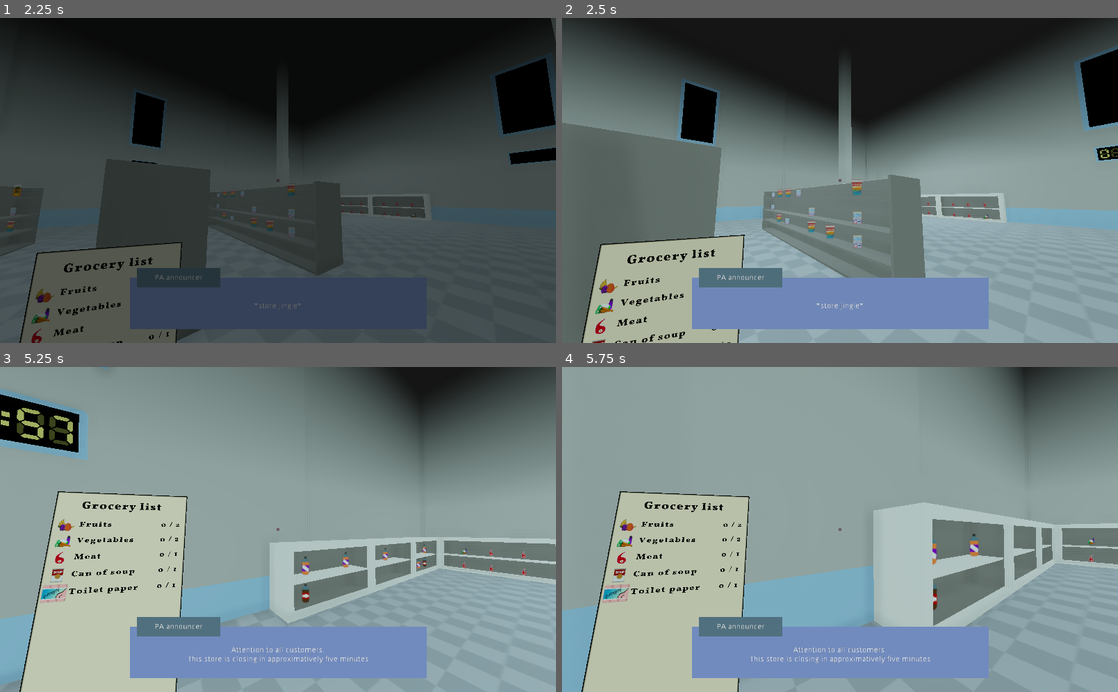
Above: before the commit, frames 1-4 (two rows, left to right).
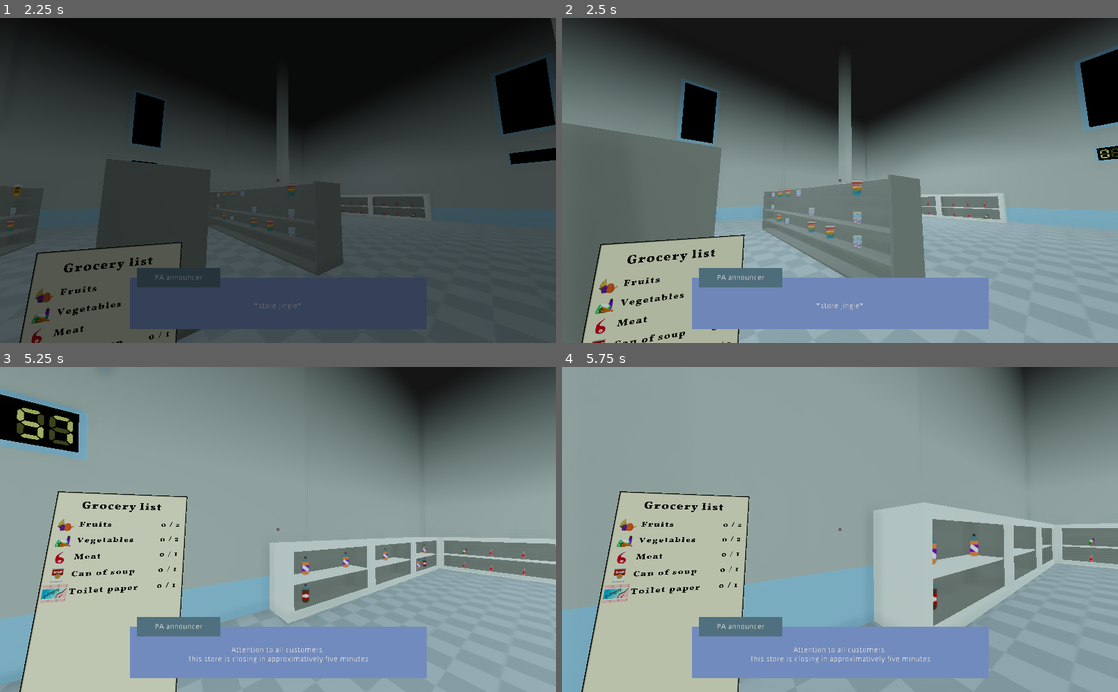
Above: after the commit, the same moments.

Repository: Eptwalabha/ld50
Game: Godot game, scene res://scenes/Level.tscn
Same seed, same stepped clock (60 frames per second), same inputs: the game is played once before the commit and once after it. This scene is started directly instead of the project's main scene.
Inputs (mouse positions are in pixels of both pictures, inside the frame that each line leads up to):
- Up to frame 1 (2.25 s): tap Enter (ui_accept) at 0.5 s; move the mouse to (305, 180) at 0.52 s; press the mouse at (305, 180) at 0.53 s; hold W (move_forward) from 0.53 s (still down); tap Space (move_jump) at 0.77, 1.52 s; move the mouse to (250, 180) at 1.27 s; release the mouse at (250, 180) at 1.28 s; tap E at 1.35 s; move the mouse to (289, 174) at 2.02 s; tap Z at 2.1 s
- Up to frame 2 (2.5 s): keep holding W (move_forward)
- Up to frame 3 (5.25 s): keep holding W (move_forward); move the mouse to (272, 536) at 2.77 s; tap Q at 2.85 s; tap Space (move_jump) at 3.02, 3.77, 4.52 s; move the mouse to (316, 532) at 3.52 s; tap U at 3.6 s; move the mouse to (233, 526) at 4.27 s; tap I at 4.35 s; move the mouse to (283, 529) at 5.02 s; tap P at 5.1 s
- Up to frame 4 (5.75 s): keep holding W (move_forward)

Frames 1-2 are identical in both runs. In frame 3, less than 0.1% of the frame differs, in the area x 0-2%, y 13-19%; in frame 4, nothing differs.

Commit message:
use digital clock for count-down

Diff:
--- a/scenes/supermarket/prop/DigitalClock.gd
+++ b/scenes/supermarket/prop/DigitalClock.gd
@@ -1,12 +1,16 @@
 class_name DigitalClock extends Spatial
+
+signal timeout
 
 onready var screen : DigitalClockScreen = $Viewport/Screen
 
 export(bool) var running := false
 var time : int = 60
+export(float, 0.0, 20.0) var time_factor: float = 1.0
 
 func _ready() -> void:
 	screen.reset(120, true)
+	screen.time_factor = time_factor
 
 func start(the_time: float) -> void:
 	time = int(the_time)
@@ -20,3 +24,7 @@
 
 func _on_Screen_ticked() -> void:
 	$TicTac.play()
+
+
+func _on_Screen_timeout() -> void:
+	emit_signal("timeout")
--- a/scenes/supermarket/prop/DigitalClock.tscn
+++ b/scenes/supermarket/prop/DigitalClock.tscn
@@ -25,11 +25,12 @@
 
 [node name="MeshInstance" type="MeshInstance" parent="."]
 transform = Transform( -4.15258e-08, 0, 0.95, 0, 0.95, 0, -0.95, 0, -4.15258e-08, 0.0566441, 0, 0 )
-mesh = SubResource( 1 )
-material/0 = SubResource( 3 )
+mesh = SubResource( 3 )
+material/0 = SubResource( 4 )
 
 [node name="TicTac" type="AudioStreamPlayer3D" parent="."]
 
 [node name="digital-clock" parent="." instance=ExtResource( 3 )]
 
 [connection signal="ticked" from="Viewport/Screen" to="." method="_on_Screen_ticked"]
+[connection signal="timeout" from="Viewport/Screen" to="." method="_on_Screen_timeout"]
--- a/scenes/supermarket/prop/DigitalClockScreen.gd
+++ b/scenes/supermarket/prop/DigitalClockScreen.gd
@@ -1,27 +1,33 @@
 class_name DigitalClockScreen extends Node2D
 
 signal ticked
+signal timeout
 
 export(bool) var running := false
 var time_amount : int = 60
 var acc : float = 0.0
 var next_acc : float = 0.0
+var time_factor : float = 1.0
+onready var colon : Sprite = $Pivot/Colon
 
 func _ready() -> void:
 	reset(running)
 
 func _process(delta: float) -> void:
 	if running:
-		acc += delta
+		acc += delta * time_factor
+		colon.visible = (next_acc - acc) > .7
 		if acc > next_acc:
 			next_acc += 1.0
 			update_clock()
+	else:
+		colon.visible = true
 
 func update_clock() -> void:
-	var t : int = time_amount - int(floor(acc))
-	t = int(max(0.0, t))
-	var minutes : int = t / 60
-	var secondes : int = t % 60
+	var time_left : int = time_amount - int(floor(acc))
+	time_left = int(max(0.0, time_left))
+	var minutes : int = time_left / 60
+	var secondes : int = time_left % 60
 	var s1 : int = secondes / 10
 	var s2 : int = secondes % 10
 	var m1 : int = minutes / 10
@@ -30,7 +36,10 @@
 	$Pivot/M2.frame = m2
 	$Pivot/S1.frame = s1
 	$Pivot/S2.frame = s2
-	if t >= 0:
+	if time_left == 0:
+		running = false
+		emit_signal("timeout")
+	else:
 		emit_signal("ticked")
 
 func add_time_bonus(time_bonus: float) -> void:
--- a/scenes/supermarket/prop/DigitalClockScreen.tscn
+++ b/scenes/supermarket/prop/DigitalClockScreen.tscn
@@ -31,7 +31,7 @@
 hframes = 5
 vframes = 2
 
-[node name="M3" type="Sprite" parent="Pivot"]
+[node name="Colon" type="Sprite" parent="Pivot"]
 texture = ExtResource( 3 )
 
 [node name="S1" type="Sprite" parent="Pivot"]
Not shown: 3 places in scenes/supermarket/Supermarket.tscn that only renumber resources
Not shown: 1 places in scenes/supermarket/prop/DigitalClock.tscn that only renumber resources
